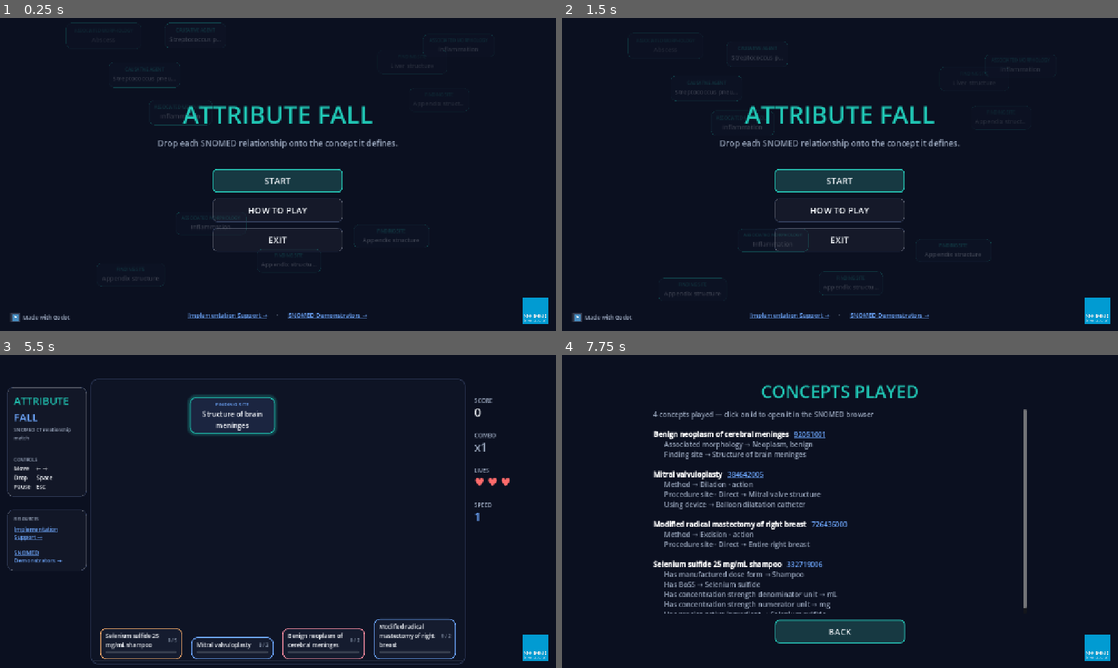
Above: before the commit, frames 1-4 (two rows, left to right).
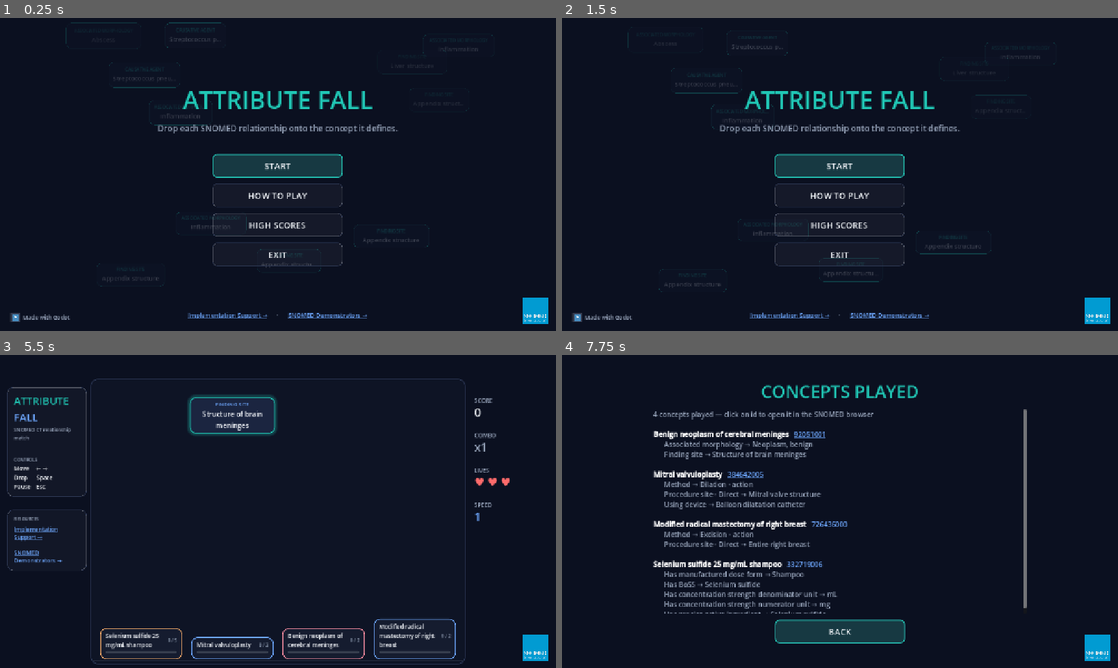
Above: after the commit, the same moments.

Repository: alopezo/attribute-fall
Game: Godot game, scene res://scenes/main.tscn
The game is run twice, just before and just after one commit, with the same random seed, the same clock (stepped at 60 frames per second) and the same inputs. The engine's default icon, where the game draws it, is replaced by a stand-in: a white triangle on a blue panel in a dark square.
Inputs (mouse positions are in pixels of both pictures, inside the frame that each line leads up to):
- Up to frame 1 (0.25 s): no input
- Up to frame 2 (1.5 s): click (840, 224) at 0.5 s, where only the run after the commit has a clickable "HIGH SCORES"; click (840, 293) at 1.25 s, where only the run after the commit has a clickable "BACK"
- Up to frame 3 (5.5 s): click "START" at 2 s; move the mouse to (139, 642) at 2.77 s; hold Right (af_right) 2.78-3.53 s; hold Space (af_hard) 2.78-3.53 s; click (139, 642) at 2.92 s; tap Enter at 3.5 s; move the mouse to (233, 649) at 3.52 s; hold S 3.53-4.28 s; tap Down (af_soft) at 3.6 s; click (233, 649) at 3.67 s; tap Space (af_hard) at 4.25 s; move the mouse to (322, 642) at 4.27 s; hold Right (af_right) from 4.28 s (still down); tap J at 4.35 s; click (322, 642) at 4.42 s; move the mouse to (417, 639) at 5.02 s; tap L at 5.1 s; click (417, 639) at 5.17 s
- Up to frame 4 (7.75 s): move the mouse to (1006, 558) at 5.77 s; release Right (af_right) at 5.78 s; hold Space (af_hard) 5.78-6.53 s; hold Left (af_left) 5.78-7.28 s; click (1006, 558) at 5.92 s; tap Escape (af_pause) at 6.4 s; move the mouse to (673, 464) at 6.52 s; tap Down (af_soft) at 6.6 s; click (673, 464) at 6.67 s; move the mouse to (867, 511) at 7.27 s; hold S from 7.28 s (still down); tap J at 7.35 s; click (867, 511) at 7.42 s

The runs differ from the first frame. In frame 1, 5.9% of the frame differs, in the area x 28-72%, y 23-80%; in frame 2, 6.7%, in the area x 11-89%, y 2-90%; in frame 3, less than 0.1%; in frame 4, less than 0.1%.

Commit message:
feat: online high scores via Firebase Firestore (REST)
- scores.gd: fetch top 20 (runQuery, order by score desc) and submit a score
  (create doc: message, mode, score, date). accept_gzip disabled so responses
  parse on the web build.
- HIGH SCORES panel (rank · name · score · date) from the main menu and game
  over; leaderboard loaded from Firestore.
- Game over waits for the leaderboard (max of 2s and the fetch) before
  revealing the menu, then shows a name-entry form only if the score makes the
  top 20 — decided before reveal so nothing shifts; form hides after submit.

Co-Authored-By: Claude Opus 4.8 <noreply@anthropic.com>

Diff:
--- a/scripts/main.gd
+++ b/scripts/main.gd
@@ -12,6 +12,7 @@
 const RelationshipPiece = preload("res://scripts/relationship_piece.gd")
 const Sfx = preload("res://scripts/sfx.gd")
 const BgFall = preload("res://scripts/bg_fall.gd")
+const Scores = preload("res://scripts/scores.gd")
 
 # ----- constants -----
 const LANE_COUNT := 4
@@ -35,7 +36,7 @@
 const FALL_SPEED_STEP := 11.0
 const FALL_SPEED_MAX := 190.0
 
-enum State { START, HOWTO, PLAYING, PAUSED, GAMEOVER, VICTORY, REVIEW }
+enum State { START, HOWTO, PLAYING, PAUSED, GAMEOVER, VICTORY, REVIEW, HIGHSCORES }
 
 # ----- game state -----
 var state: int = State.START
@@ -75,6 +76,18 @@
 var review_panel: Control
 var review_rtl: RichTextLabel
 var _review_from: int = State.GAMEOVER   # where CONCEPTS PLAYED was opened from
+
+var scores: Scores
+var highscores_panel: Control
+var hs_list: VBoxContainer
+var hs_status: Label
+var _hs_from: int = State.START
+var _scores_ctx := "view"                # "view" or "gameover"
+var _go_scores_done := false
+var _go_entries: Array = []
+var go_name_group: VBoxContainer
+var go_name_edit: LineEdit
+var go_submit_btn: Button
 
 var start_panel: Control
 var howto_panel: Control
@@ -117,6 +130,10 @@
 	_build_overlays()
 	sfx = Sfx.new()
 	add_child(sfx)
+	scores = Scores.new()
+	add_child(scores)
+	scores.loaded.connect(_on_scores_loaded)
+	scores.submitted.connect(_on_score_submitted)
 	_build_logo()
 	_build_crt()
 	_show_only(start_panel)
@@ -529,8 +546,9 @@
 	s.vb.add_child(spacer)
 	var start_btn := _make_button("START", start_round, true)
 	var howto_btn := _make_button("HOW TO PLAY", _show_howto, false)
+	var hs_btn := _make_button("HIGH SCORES", _show_highscores, false)
 	var exit_btn := _make_button("EXIT", _exit_game, false)
-	for btn in [start_btn, howto_btn, exit_btn]:
+	for btn in [start_btn, howto_btn, hs_btn, exit_btn]:
 		var row := CenterContainer.new()
 		row.add_child(btn)
 		s.vb.add_child(row)
@@ -664,10 +682,39 @@
 	go_reveal.add_theme_constant_override("separation", 14)
 	g.vb.add_child(go_reveal)
 	go_stats_label = _add_centered_label(go_reveal, "", 22, Palette.TEXT)
+
+	# Name entry (only shown when the score makes the top 20).
+	go_name_group = VBoxContainer.new()
+	go_name_group.alignment = BoxContainer.ALIGNMENT_CENTER
+	go_name_group.add_theme_constant_override("separation", 8)
+	go_name_group.visible = false
+	go_reveal.add_child(go_name_group)
+	_add_centered_label(go_name_group, "New high score!  Enter your name:", 18, Palette.ACCENT)
+	var name_row := HBoxContainer.new()
+	name_row.alignment = BoxContainer.ALIGNMENT_CENTER
+	name_row.add_theme_constant_override("separation", 8)
+	go_name_edit = LineEdit.new()
+	go_name_edit.placeholder_text = "Your name"
+	go_name_edit.max_length = 16
+	go_name_edit.custom_minimum_size = Vector2(220, 44)
+	go_name_edit.add_theme_font_size_override("font_size", 18)
+	go_name_edit.text_submitted.connect(func(_t): _on_submit_pressed())
+	name_row.add_child(go_name_edit)
+	go_submit_btn = _make_button("SUBMIT", _on_submit_pressed, true)
+	go_submit_btn.custom_minimum_size = Vector2(150, 44)
+	name_row.add_child(go_submit_btn)
+	var name_center := CenterContainer.new()
+	name_center.add_child(name_row)
+	go_name_group.add_child(name_center)
+
 	var go_btn := _make_button("TRY AGAIN", restart_round, true)
 	var grow := CenterContainer.new()
 	grow.add_child(go_btn)
 	go_reveal.add_child(grow)
+	var go_hs := _make_button("HIGH SCORES", _show_highscores, false)
+	var grow_h := CenterContainer.new()
+	grow_h.add_child(go_hs)
+	go_reveal.add_child(grow_h)
 	var go_review := _make_button("CONCEPTS PLAYED", _show_review, false)
 	var grow_r := CenterContainer.new()
 	grow_r.add_child(go_review)
@@ -677,7 +724,7 @@
 	grow2.add_child(go_menu)
 	go_reveal.add_child(grow2)
 	_default_focus[gameover_panel] = go_btn
-	_go_buttons = [go_btn, go_review, go_menu]
+	_go_buttons = [go_btn, go_hs, go_review, go_menu]
 
 	# Concepts-played review (scrollable, ids linked to the SNOMED URI)
 	var r := _make_overlay()
@@ -698,6 +745,26 @@
 	brow.add_child(review_back)
 	r.vb.add_child(brow)
 	_default_focus[review_panel] = review_back
+
+	# High scores (leaderboard from Firestore)
+	var hp := _make_overlay()
+	highscores_panel = hp.root
+	(hp.root.get_child(0) as ColorRect).color = Palette.BG   # opaque
+	_add_centered_label(hp.vb, "HIGH SCORES", 40, Palette.ACCENT)
+	hs_status = _add_centered_label(hp.vb, "", 16, Palette.MUTED)
+	var hs_scroll := ScrollContainer.new()
+	hs_scroll.custom_minimum_size = Vector2(620, 430)
+	hs_scroll.horizontal_scroll_mode = ScrollContainer.SCROLL_MODE_DISABLED
+	hs_list = VBoxContainer.new()
+	hs_list.custom_minimum_size = Vector2(620, 0)
+	hs_list.add_theme_constant_override("separation", 4)
+	hs_scroll.add_child(hs_list)
+	hp.vb.add_child(hs_scroll)
+	var hs_back := _make_button("BACK", _close_highscores, true)
+	var hsrow := CenterContainer.new()
+	hsrow.add_child(hs_back)
+	hp.vb.add_child(hsrow)
+	_default_focus[highscores_panel] = hs_back
 
 	# Victory
 	var v := _make_overlay()
@@ -821,7 +888,7 @@
 	return "[color=#9AA7BD]Card border color = concept hierarchy:[/color]\n" + "     ".join(parts)
 
 func _show_only(panel: Control) -> void:
-	for pnl in [start_panel, howto_panel, pause_panel, gameover_panel, victory_panel, review_panel]:
+	for pnl in [start_panel, howto_panel, pause_panel, gameover_panel, victory_panel, review_panel, highscores_panel]:
 		if pnl:
 			pnl.visible = (pnl == panel)
 	if panel != null and not _input_guard and _default_focus.has(panel):
@@ -877,6 +944,90 @@
 
 func _on_review_meta(meta) -> void:
 	OS.shell_open(str(meta))
+
+# ----- high scores (Firestore) -----
+func _show_highscores() -> void:
+	_hs_from = state
+	_scores_ctx = "view"
+	state = State.HIGHSCORES
+	hs_status.text = "Loading…"
+	_clear_children(hs_list)
+	_show_only(highscores_panel)
+	scores.fetch_top()
+
+func _close_highscores() -> void:
+	if _hs_from == State.GAMEOVER:
+		_show_gameover()
+	else:
+		_show_menu()
+
+func _clear_children(n: Node) -> void:
+	for c in n.get_children():
+		c.queue_free()
+
+func _populate_highscores(entries: Array) -> void:
+	_clear_children(hs_list)
+	if entries.is_empty():
+		hs_status.text = "No scores yet — be the first!"
+		return
+	hs_status.text = ""
+	for i in entries.size():
+		var e = entries[i]
+		var row := HBoxContainer.new()
+		row.add_theme_constant_override("separation", 12)
+		row.mouse_filter = Control.MOUSE_FILTER_IGNORE
+		var rank := _make_label(str(i + 1), 16, Palette.MUTED)
+		rank.custom_minimum_size = Vector2(38, 0)
+		rank.horizontal_alignment = HORIZONTAL_ALIGNMENT_RIGHT
+		row.add_child(rank)
+		var nm := _make_label(str(e.name), 16, Palette.TEXT)
+		nm.size_flags_horizontal = Control.SIZE_EXPAND_FILL
+		nm.clip_text = true
+		row.add_child(nm)
+		var sc := _make_label(str(e.score), 16, Palette.ACCENT)
+		sc.custom_minimum_size = Vector2(80, 0)
+		sc.horizontal_alignment = HORIZONTAL_ALIGNMENT_RIGHT
+		row.add_child(sc)
+		var d := str(e.get("date", ""))
+		if d.length() >= 10:
+			d = d.substr(0, 10)   # YYYY-MM-DD
+		var dl := _make_label(d, 14, Palette.MUTED)
+		dl.custom_minimum_size = Vector2(100, 0)
+		dl.horizontal_alignment = HORIZONTAL_ALIGNMENT_RIGHT
+		row.add_child(dl)
+		hs_list.add_child(row)
+
+func _on_scores_loaded(entries: Array) -> void:
+	if _scores_ctx == "gameover":
+		_go_entries = entries
+		_go_scores_done = true
+	elif _scores_ctx == "view" and state == State.HIGHSCORES:
+		_populate_highscores(entries)
+
+func _on_submit_pressed() -> void:
+	if go_submit_btn.disabled:
+		return
+	var nm := go_name_edit.text.strip_edges()
+	if nm == "":
+		nm = "Anon"
+	go_submit_btn.disabled = true
+	go_name_edit.editable = false
+	scores.submit(nm, score)
+
+func _on_score_submitted(ok: bool) -> void:
+	if ok:
+		go_name_group.visible = false   # done — hide the form so it doesn't linger
+		_hs_from = State.GAMEOVER
+		_scores_ctx = "view"
+		state = State.HIGHSCORES
+		hs_status.text = "Loading…"
+		_clear_children(hs_list)
+		_show_only(highscores_panel)
+		scores.fetch_top()
+	else:
+		go_submit_btn.disabled = false
+		go_name_edit.editable = true
+		go_submit_btn.text = "RETRY"
 
 # ----- round lifecycle -----
 func start_round() -> void:
@@ -955,6 +1106,23 @@
 	for b in _go_buttons:
 		b.disabled = true
 
+	# Reset the (hidden) name-entry group for this run.
+	go_name_group.visible = false
+	go_name_edit.text = ""
+	go_name_edit.editable = true
+	go_submit_btn.disabled = false
+	go_submit_btn.text = "SUBMIT"
+
+	# Start fetching the leaderboard right away so we can decide (form or not)
+	# BEFORE revealing the menu — no layout jump.
+	_go_scores_done = false
+	_go_entries = []
+	if score > 0:
+		_scores_ctx = "gameover"
+		scores.fetch_top()
+	else:
+		_go_scores_done = true
+
 	# Phase A: only "GAME OVER", centered, with a pop.
 	go_reveal.visible = false
 	go_title.modulate.a = 0.0
@@ -966,12 +1134,21 @@
 	t.set_parallel(true)
 	t.tween_property(go_title, "scale", Vector2.ONE, 0.35).set_trans(Tween.TRANS_BACK).set_ease(Tween.EASE_OUT)
 	t.tween_property(go_title, "modulate:a", 1.0, 0.25)
-	await _delay(1.1)
-
+
+	# Wait at least 2s (anti-reflex) AND until the scores are in (cap the wait).
+	await _delay(2.0)
+	var waited := 0.0
+	while not _go_scores_done and waited < 4.0:
+		await _delay(0.1)
+		waited += 0.1
 	if state != State.GAMEOVER:
 		return   # player left somehow
 
-	# Phase B: reveal the menu (container recenters -> title moves up), fade it in.
+	# Decide the form BEFORE revealing, so nothing shifts afterwards.
+	var qualifies := score > 0 and Scores.qualifies(score, _go_entries)
+	go_name_group.visible = qualifies
+
+	# Phase B: reveal the menu (title moves up), fade it in.
 	go_reveal.modulate.a = 0.0
 	go_reveal.visible = true
 	var t2 := create_tween()
@@ -982,8 +1159,11 @@
 	_input_guard = false
 	for b in _go_buttons:
 		b.disabled = false
-	if state == State.GAMEOVER and _default_focus.has(gameover_panel):
-		(_default_focus[gameover_panel] as Button).grab_focus()
+	if state == State.GAMEOVER:
+		if qualifies:
+			go_name_edit.call_deferred("grab_focus")
+		elif _default_focus.has(gameover_panel):
+			(_default_focus[gameover_panel] as Button).grab_focus()
 
 # ----- piece spawning -----
 func _unresolved_pool(exclude_lane: int = -1) -> Array:
@@ -1076,6 +1256,9 @@
 		State.REVIEW:
 			if event.is_action_pressed("ui_cancel") or event.is_action_pressed("af_pause"):
 				_close_review()
+		State.HIGHSCORES:
+			if event.is_action_pressed("ui_cancel") or event.is_action_pressed("af_pause"):
+				_close_highscores()
 
 func _toggle_pause() -> void:
 	if state == State.PLAYING:
--- /dev/null
+++ b/scripts/scores.gd
@@ -0,0 +1,82 @@
+class_name Scores
+extends Node
+
+# High-score client for Firebase Firestore via its REST API (works on web).
+# Requires a Firestore rule allowing read + create on the COLLECTION.
+
+const PROJECT_ID := "snoguess-e4d1c"
+const API_KEY := "AIzaSyAFjiIuMBA1IpTrw__WdkQiK5PKht4_go8"   # public Firebase web key
+const COLLECTION := "attribute-fall"
+const LIMIT := 20
+
+signal loaded(entries: Array)   # Array of {name: String, score: int}
+signal submitted(ok: bool)
+
+var _get: HTTPRequest
+var _post: HTTPRequest
+
+func _ready() -> void:
+	_get = HTTPRequest.new()
+	# On web the browser already decompresses responses; letting Godot also try
+	# to gunzip corrupts the body. Disable it so JSON parses correctly.
+	_get.accept_gzip = false
+	add_child(_get)
+	_get.request_completed.connect(_on_get_done)
+	_post = HTTPRequest.new()
+	_post.accept_gzip = false
+	add_child(_post)
+	_post.request_completed.connect(_on_post_done)
+
+func fetch_top() -> void:
+	var url := "https://firestore.googleapis.com/v1/projects/%s/databases/(default)/documents:runQuery?key=%s" % [PROJECT_ID, API_KEY]
+	var q := {
+		"structuredQuery": {
+			"from": [{"collectionId": COLLECTION}],
+			"orderBy": [{"field": {"fieldPath": "score"}, "direction": "DESCENDING"}],
+			"limit": LIMIT,
+		}
+	}
+	var err := _get.request(url, ["Content-Type: application/json"], HTTPClient.METHOD_POST, JSON.stringify(q))
+	if err != OK:
+		loaded.emit([])
+
+func _on_get_done(_result: int, code: int, _headers: PackedStringArray, body: PackedByteArray) -> void:
+	var entries: Array = []
+	if code == 200:
+		var data = JSON.parse_string(body.get_string_from_utf8())
+		if typeof(data) == TYPE_ARRAY:
+			for row in data:
+				if typeof(row) == TYPE_DICTIONARY and row.has("document"):
+					var f = row["document"].get("fields", {})
+					var nm: String = f.get("message", {}).get("stringValue", "?")
+					var sc := int(str(f.get("score", {}).get("integerValue", "0")))
+					var df = f.get("date", {})
+					var dt: String = df.get("timestampValue", df.get("stringValue", ""))
+					entries.append({"name": nm, "score": sc, "date": dt})
+	loaded.emit(entries)
+
+func submit(player_name: String, score: int) -> void:
+	var url := "https://firestore.googleapis.com/v1/projects/%s/databases/(default)/documents/%s?key=%s" % [PROJECT_ID, COLLECTION, API_KEY]
+	var iso := Time.get_datetime_string_from_system(true) + "Z"
+	var doc := {
+		"fields": {
+			"message": {"stringValue": player_name},
+			"mode": {"stringValue": "endless"},
+			"score": {"integerValue": str(score)},
+			"date": {"timestampValue": iso},
+		}
+	}
+	var err := _post.request(url, ["Content-Type: application/json"], HTTPClient.METHOD_POST, JSON.stringify(doc))
+	if err != OK:
+		submitted.emit(false)
+
+func _on_post_done(_result: int, code: int, _headers: PackedStringArray, _body: PackedByteArray) -> void:
+	submitted.emit(code == 200 or code == 201)
+
+# Does `score` make the top LIMIT given current (desc-sorted) entries?
+static func qualifies(score: int, entries: Array) -> bool:
+	if score <= 0:
+		return false
+	if entries.size() < LIMIT:
+		return true
+	return score > int(entries[entries.size() - 1].score)
Not shown, added: scripts/scores.gd.uid
